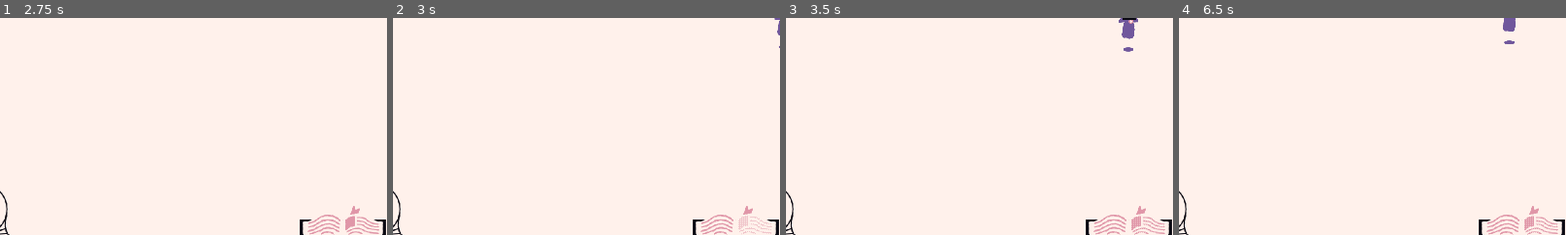
Above: before the commit, frames 1-4 (left to right).
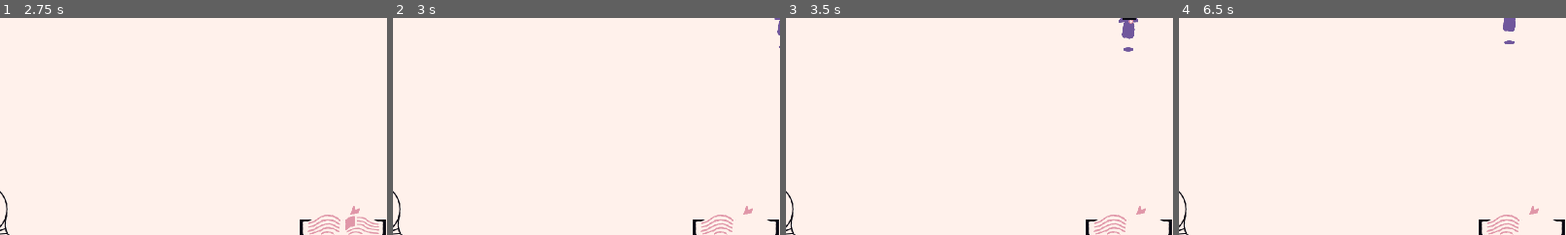
Above: after the commit, the same moments.

Repository: LunaticDancer/Lich
Game: Godot game, scene res://core/world.tscn
Same seed, same stepped clock (60 frames per second), same inputs: the game is played once before the commit and once after it.
Inputs (mouse positions are % of the whole screen's width and height, from its top left):
- Up to frame 1 (2.75 s): click "Play" at 0.5 s; move the mouse to (72, 45) at 1.27 s; hold Right (right) 1.28-2.03 s; hold Right mouse button (ability) 1.28-2.03 s; move the mouse to (30, 55) at 2.02 s; hold Down (down) from 2.03 s (still down); click (30, 55) at 2.1 s
- Up to frame 2 (3 s): move the mouse to (60, 28) at 2.77 s; release Down (down) at 2.78 s; hold Right (right) from 2.78 s (still down); hold Space (dodge) from 2.78 s (still down)
- Up to frame 3 (3.5 s): keep holding Right (right); keep holding Space (dodge)
- Up to frame 4 (6.5 s): move the mouse to (45, 70) at 3.52 s; release Right (right) at 3.53 s; release Space (dodge) at 3.53 s; hold Up (up) 3.53-4.28 s; tap R (restore) at 3.6 s; move the mouse to (80, 65) at 4.27 s; hold Right mouse button (ability) 4.28-5.03 s; hold Left (left) 4.28-5.78 s; move the mouse to (20, 35) at 5.02 s; click (20, 35) at 5.1 s; move the mouse to (55, 50) at 5.77 s; hold Down (down) from 5.78 s (still down); hold Space (dodge) from 5.78 s (still down)
The pictures show only the part of the screen within x 6-56%, y 50-100%; the shares and areas given below are measured in that part.

Frame 1 is identical in both runs. In frame 2, 0.2% of the frame differs, in the area x 89-98%, y 91-100%; in frame 3, 0.4%; in frame 4, 0.4%.

Commit message:
made dash UI animations easier to understand

Diff:
--- a/ui/GameplayUI.gd
+++ b/ui/GameplayUI.gd
@@ -1,8 +1,8 @@
 extends Control
 
 func update_dashes(amount : float):
-	$Dashes/Left.material.set_shader_parameter("intensity", 1-amount)
-	$Dashes/Right.material.set_shader_parameter("intensity", 1-(amount-1))
+	$Dashes/Left.material.set_shader_parameter("intensity", 1- (0 if (amount < 0.8) else (amount-0.8)*5))
+	$Dashes/Right.material.set_shader_parameter("intensity", 1- (0 if (amount < 1.8) else (amount-1.8)*5))
 
 func update_mana(amount : float):
 	$Mana/Fill.material.set_shader_parameter("fill", amount)
